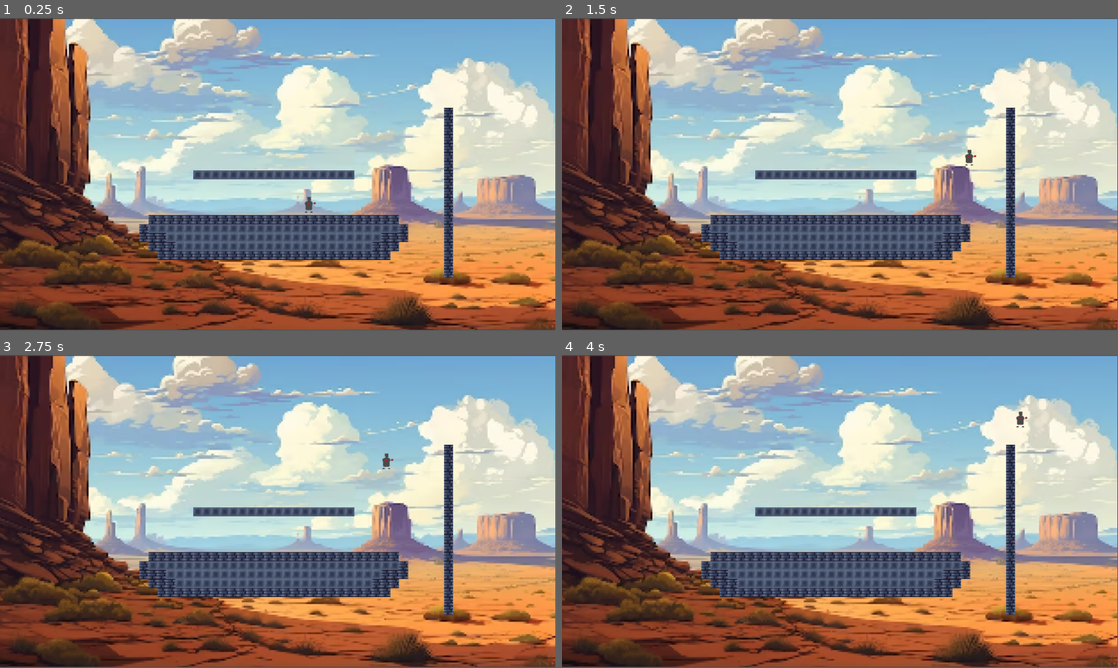
Above: before the commit, frames 1-4 (two rows, left to right).
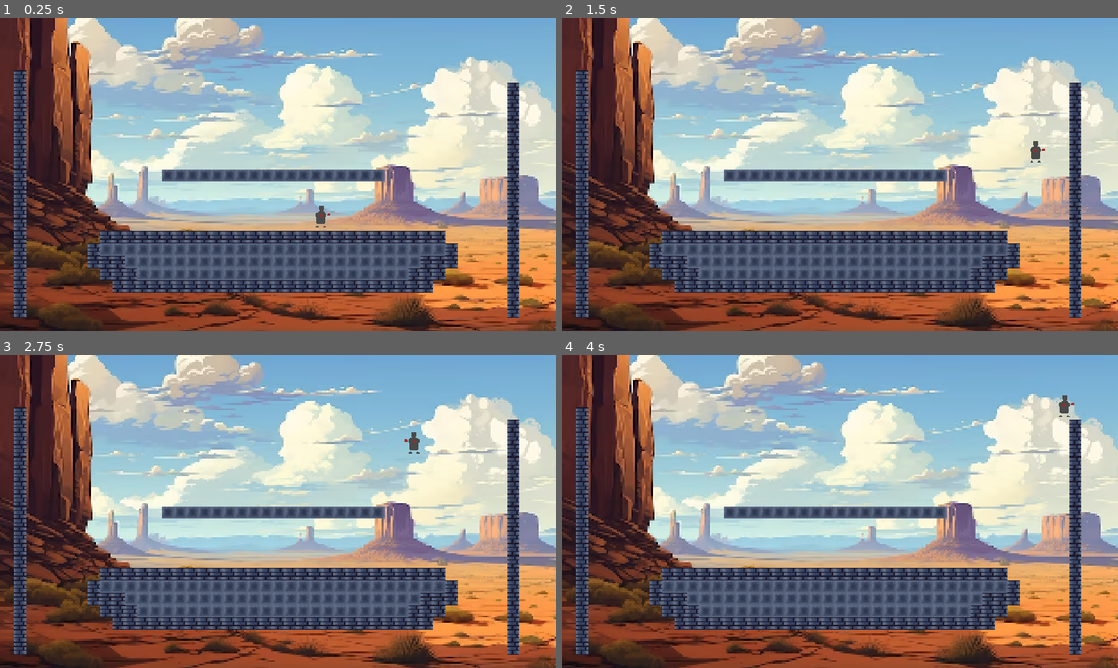
Above: after the commit, the same moments.

Repository: Erueti-Selwyn/DiVerse-Game
Game: Godot game, scene res://Level.tscn
The game is run twice, just before and just after one commit, with the same random seed, the same clock (stepped at 60 frames per second) and the same inputs.
Inputs:
- Up to frame 1 (0.25 s): no input
- Up to frame 2 (1.5 s): tap Enter at 0.5 s; hold D (move_right) from 0.53 s (still down); tap Q (dash) at 0.6 s; tap Space (jump) at 0.77, 0.8, 1.07, 1.35 s
- Up to frame 3 (2.75 s): tap Space (jump) at 1.52, 1.82, 2.3 s; tap Q (dash) at 1.55, 2.1 s; release D (move_right) at 2.03 s; hold A (move_left) from 2.03 s (still down)
- Up to frame 4 (4 s): release A (move_left) at 2.78 s; hold D (move_right) from 2.78 s (still down); tap Q (dash) at 2.85 s; tap Space (jump) at 3.02, 3.32, 3.6, 3.77 s
In our replay, the window is 799x449 before the commit and 800x450 after it. These sizes can differ from the game's own. Grey fills any space a smaller window leaves; there, only what the larger window draws over its background counts as a difference.

The runs differ from the first frame. In frame 1, 29% of the frame differs, in the area x 0-100%, y 0-100%; in frame 2, 29%; in frame 3, 29%; in frame 4, 29%.

Commit message:
Player Movement & Background

Diff:
--- a/2DFightingGodot/Level.tscn
+++ b/2DFightingGodot/Level.tscn
@@ -33,27 +33,34 @@
 position = Vector2(9, -45)
 
 [node name="TileMap" type="TileMap" parent="."]
+texture_filter = 1
 position = Vector2(-159, -159)
 scale = Vector2(2.90357, 2.906)
 tile_set = SubResource("TileSet_71nb4")
 format = 2
 layer_0/name = "Background"
 layer_1/name = "Foreground"
-layer_1/tile_data = PackedInt32Array(524290, 65536, 0, 52429 …(3155 unchanged characters)… 6, 0, 851990, 65536, 0, 917526, 65536, 0)
+layer_1/tile_data = PackedInt32Array(524290, 65536, 0, 52429 …(3155 unchanged characters)… 6, 0, 851990, 65536, 0, 917526, 65536, 0, 983022, 65536, 0, 917486, 65536, 0, 851950, 65536, 0, 786414, 65536, 0, 720878, 65536, 0, 655342, 65536, 0, 589806, 65536, 0, 524270, 65536, 0, 458734, 65536, 0, 393198, 65536, 0, 327662, 65536, 0, 262126, 65536, 0, 196590, 65536, 0, 131054, 65536, 0, 65518, 65536, 0, -18, 65536, 0, -65554, 65536, 0, -131090, 65536, 0, -196626, 65536, 0, -262162, 65536, 0)
 
 [node name="Player" parent="." instance=ExtResource("2_ky2sp")]
 position = Vector2(161, 59)
 
 [node name="Camera2D" type="Camera2D" parent="."]
-zoom = Vector2(0.4, 0.4)
+zoom = Vector2(0.55, 0.55)
 
-[node name="TextureRect" type="TextureRect" parent="."]
-z_index = -1
-offset_left = -1452.0
-offset_top = -804.0
-offset_right = 1440.0
-offset_bottom = 808.0
+[node name="CanvasLayer" type="CanvasLayer" parent="Camera2D"]
+layer = -1
+follow_viewport_enabled = true
+
+[node name="TextureRect" type="TextureRect" parent="Camera2D/CanvasLayer"]
+z_as_relative = false
+texture_filter = 1
+offset_left = -1039.0
+offset_top = -635.0
+offset_right = 1065.0
+offset_bottom = 545.0
 texture = ExtResource("3_0ou21")
+stretch_mode = 4
 
 [node name="StaticBody2D" type="StaticBody2D" parent="." groups=["boundary"]]
 position = Vector2(0, 950)
--- a/2DFightingGodot/Player.gd
+++ b/2DFightingGodot/Player.gd
@@ -1,12 +1,15 @@
 extends CharacterBody2D
 
-const MAX_SPEED = 400
-const ACCELERATION = 30
+
+const MAX_SPEED = 500
+const ACCELERATION = 85
 const JUMP_HIGHT = 600
-const GRAVITY = 30
-const UP = Vector2(0, -1)
 const WALL_SLIDE_ACCELERATION = 10
 const MAX_WALL_SLIDE_SPEED = 120
+
+const GRAVITY = 30
+const CROUCH_GRAVITY = 65
+var CURRENT_GRAVITY = 30
 
 var jump_was_pressed = false
 var can_jump = false
@@ -14,9 +17,6 @@
 var dub_jumps = 0
 var max_num_dub_jumps = 3
 
-var speed = 400
-var normalSpeed = 450
-var crouchSpeed = 300
 var crouching = false
 
 var dashDirection = Vector2(0, 0)
@@ -26,6 +26,7 @@
 var dashing = false
 var dashSpeed = 1700
 
+var facing_right = true
 
 
 # Get the gravity from the project settings to be synced with RigidBody nodes.
@@ -36,34 +37,63 @@
 func _ready():
 	pass
 
-func _physics_process(delta):
+func _physics_process(_delta):
+	# Animation
 	if velocity == Vector2(0, 0):
 		_animated_sprite.play("idlebase_ani")
 	else:
 		_animated_sprite.stop()
+
+	# Player Direction
 	var direction = Input.get_axis("move_left", "move_right")
+
+	# Dashing and Movement
 	if Input.is_action_just_pressed("dash") and !dashing:
 		dashDirection = direction
 	if dashing:
 		velocity.x = dashDirection * dashSpeed
 	else:
 		if direction and !dashing:
-			velocity.x = direction * speed
+			velocity.x = velocity.x + (direction * ACCELERATION)
 		else:
-			velocity.x = move_toward(velocity.x, 0, speed)
+			velocity.x = move_toward(velocity.x, 0, ACCELERATION)
 
+	# Capping Velocity
+	if velocity.x > MAX_SPEED && !dashing:
+		velocity.x = MAX_SPEED
+	elif velocity.x < -MAX_SPEED && !dashing:
+		velocity.x = -MAX_SPEED
+
+	# Flipping Sprite
+	if Input.is_action_pressed("move_right"):
+		if !facing_right:
+			facing_right = true
+			scale.x = -1
+	elif Input.is_action_pressed("move_left"):
+		if facing_right:
+			facing_right = false
+			scale.x = -1
+
+	# Move Through One Way
 	if Input.is_action_pressed("move_down"):
 		crouching = true
 		if is_on_floor():
 			position.y += 1
+		else:
+			CURRENT_GRAVITY = CROUCH_GRAVITY
 	else:
 		crouching = false
+		CURRENT_GRAVITY = GRAVITY
+
+	# Resets Jumps And Velocity When On The Floor
 	if is_on_floor():
 		dub_jumps = max_num_dub_jumps
 		can_jump = true
 		velocity.y = 0
+
+	# Jump And Wall Jumps
 	if Input.is_action_just_pressed("jump"):
-		if can_jump == true && dub_jumps > 0:
+		if can_jump == true && dub_jumps > 0 && !crouching:
 			dub_jumps -= 1
 			velocity.y = -JUMP_HIGHT
 			if is_on_wall() && Input.is_action_pressed("move_right"):
@@ -71,22 +101,17 @@
 			elif is_on_wall() && Input.is_action_pressed("move_left"):
 				velocity.x = MAX_SPEED
 
-
-
-
-
+	# Detects If On Wall
 	if is_on_wall() && (Input.is_action_pressed("move_right") || Input.is_action_pressed("move_left")):
 		can_jump = true
 		dub_jumps = max_num_dub_jumps
 		if velocity.y >= 0:
 			velocity.y = min(velocity.y + WALL_SLIDE_ACCELERATION, MAX_WALL_SLIDE_SPEED)
-
 		else:
-			velocity.y += GRAVITY
+			velocity.y += CURRENT_GRAVITY
 	elif !is_on_floor():
-		velocity.y += GRAVITY
-
-
+		# Adds Gravity
+		velocity.y += CURRENT_GRAVITY
 
 	move_and_slide()
 	dash()
--- a/2DFightingGodot/Player.tscn
+++ b/2DFightingGodot/Player.tscn
@@ -36,6 +36,7 @@
 shape = SubResource("RectangleShape2D_iea5w")
 
 [node name="AnimatedSprite2D" type="AnimatedSprite2D" parent="."]
+texture_filter = 1
 position = Vector2(2.25001, 30.25)
 scale = Vector2(3.10938, 3.10938)
 sprite_frames = SubResource("SpriteFrames_fb2fc")
--- a/2DFightingGodot/project.godot
+++ b/2DFightingGodot/project.godot
@@ -14,6 +14,11 @@
 run/main_scene="res://Level.tscn"
 config/features=PackedStringArray("4.2", "Forward Plus")
 config/icon="res://icon.svg"
+
+[display]
+
+window/size/mode=2
+window/stretch/mode="canvas_items"
 
 [input]
 
